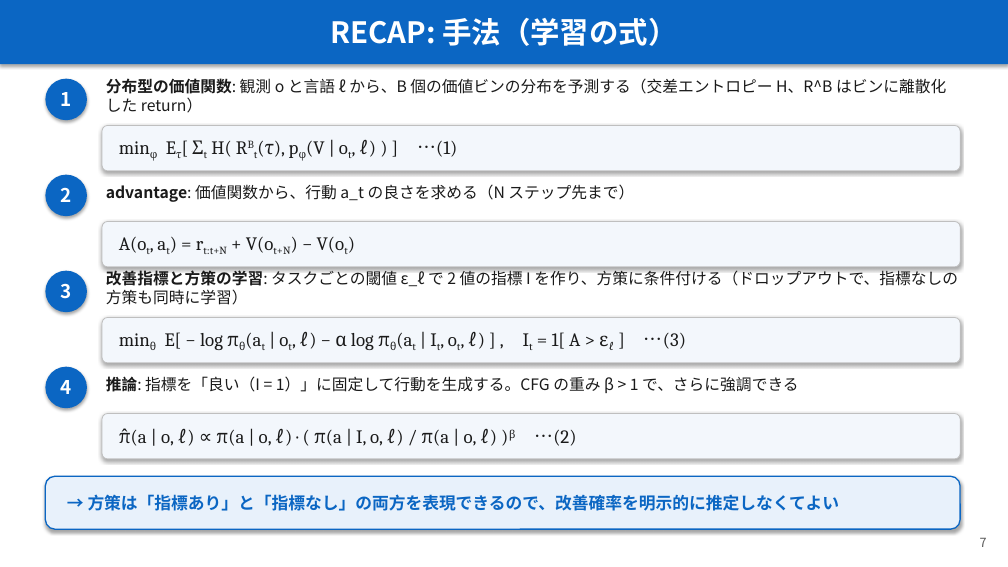
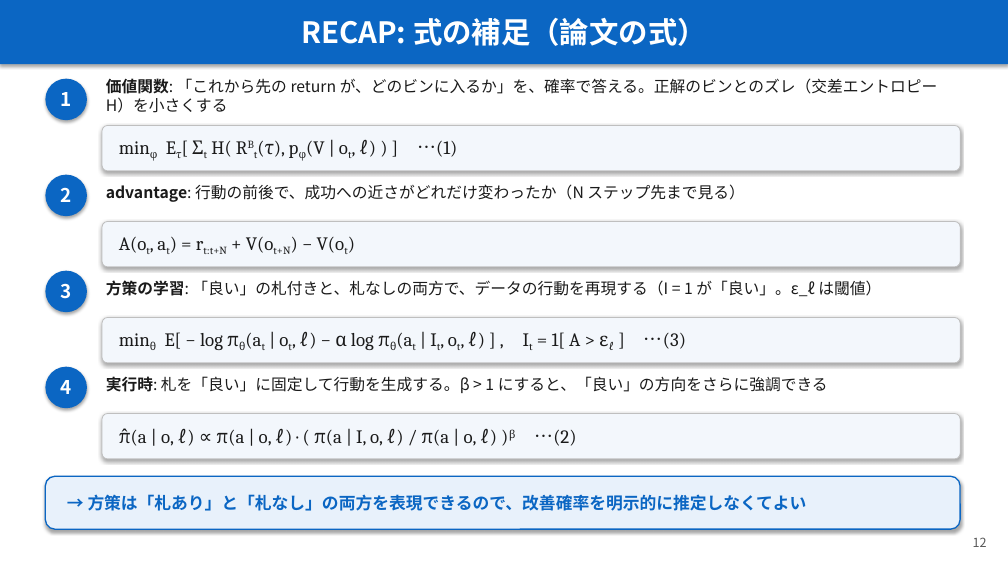
Before and after one commit to Junhand/libero_RL, a slide deck: slide 12 of docs/RECAP_STEAM_RLToken.pptx (slide 7 before the commit). Drawn at 1008x567 pixels with LibreOffice and Linux fonts; fonts in the diff are those of the drawing. Boxes give left, top, right and bottom in pixels: in the first picture for what was removed or moved away, otherwise in the second. Text is boxed around its words. In the diff, an @@ line names an element or a change of style, - is before the commit and + after.

```diff
--- a/docs/RECAP_STEAM_RLToken.pptx
+++ b/docs/RECAP_STEAM_RLToken.pptx
@@ text in rectangle at [301,18,707,46]: text changed @@
-RECAP: 手法（学習の式）
+RECAP: 式の補足（論文の式）
@@ text at [106,78,938,113]: text changed @@
-分布型の価値関数: 観測 o と言語 ℓ から、B 個の価値ビンの分布を予測する（交差エントロピー H、R^B はビンに離散化した return）
+価値関数: 「これから先の return が、どのビンに入るか」を、確率で答える。正解のビンとのズレ（交差エントロピー H）を小さくする
@@ text at [106,184,744,202]: text changed @@
-advantage: 価値関数から、行動 a_t の良さを求める（N ステップ先まで）
+advantage: 行動の前後で、成功への近さがどれだけ変わったか（N ステップ先まで見る）
@@ text at [106,280,881,297]: text changed @@
-改善指標と方策の学習: タスクごとの閾値 ε_ℓ で 2 値の指標 I を作り、方策に条件付ける（ドロップアウトで、指標なしの方策も同時に学習）
+方策の学習: 「良い」の札付きと、札なしの両方で、データの行動を再現する（I = 1 が「良い」。ε_ℓ は閾値）
@@ text at [106,376,828,393]: text changed @@
-推論: 指標を「良い（I = 1）」に固定して行動を生成する。CFG の重み β > 1 で、さらに強調できる
+実行時: 札を「良い」に固定して行動を生成する。β > 1 にすると、「良い」の方向をさらに強調できる
@@ text in rounded rectangle at [88,494,807,511]: text changed @@
-→ 方策は「指標あり」と「指標なし」の両方を表現できるので、改善確率を明示的に推定しなくてよい
+→ 方策は「札あり」と「札なし」の両方を表現できるので、改善確率を明示的に推定しなくてよい
@@ text at [973,537,987,547]: text changed @@
-7
+12
```
Also in this commit, not shown: 11 other slides changed, 10 slides added, 1 slide removed, 1 other file.
